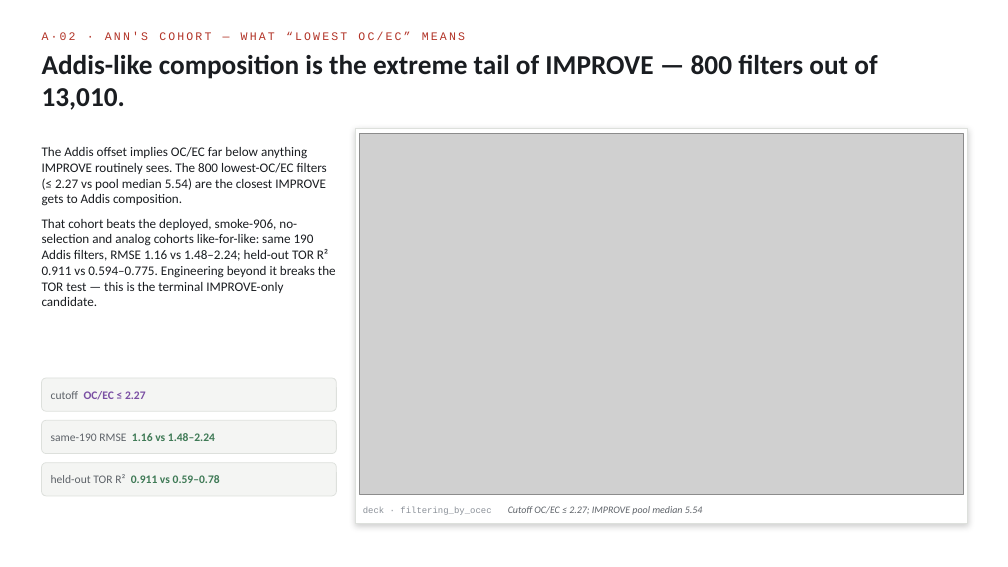
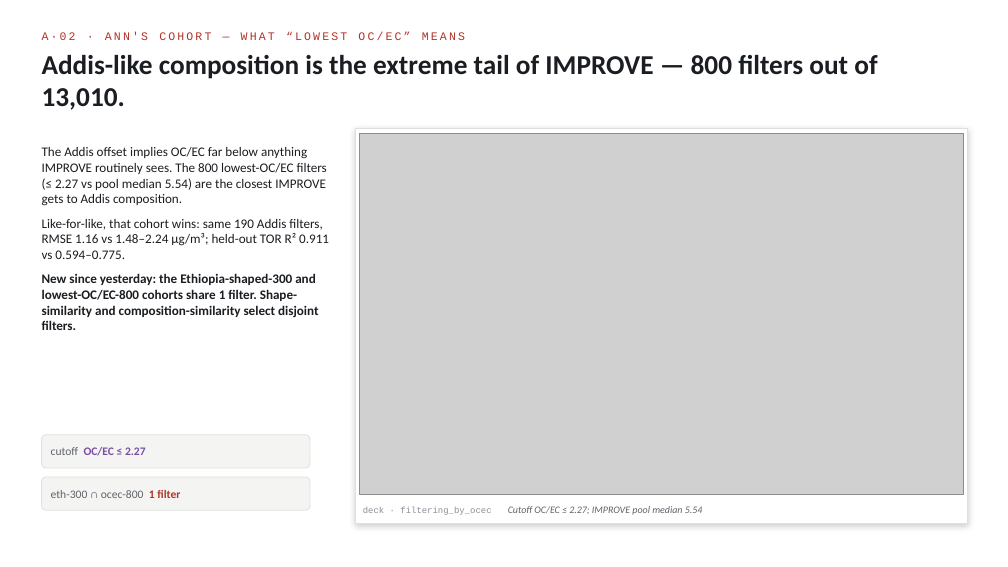
Before and after one commit to ahzs645/aethmodular, a slide deck: slide 4 of research/ftir_ec_phase3/deliverables/satoshi_deck_2026-08-13.pptx. Drawn at 1008x567 pixels with LibreOffice and Linux fonts; fonts in the diff are those of the drawing; grey boxes stand for pictures. Boxes give left, top, right and bottom in pixels: in the first picture for what was removed or moved away, otherwise in the second. Text is boxed around its words. In the diff, an @@ line names an element or a change of style, - is before the commit and + after.

```diff
--- a/research/ftir_ec_phase3/deliverables/satoshi_deck_2026-08-13.pptx
+++ b/research/ftir_ec_phase3/deliverables/satoshi_deck_2026-08-13.pptx
@@ text at <box>42,219,329,330</box>: text changed; bold on @@
-That cohort beats the deployed, smoke-906, no-selection and analog cohorts like-for-like: same 190 Addis filters, RMSE 1.16 vs 1.48–2.24; held-out TOR R² 0.911 vs 0.594–0.775. Engineering beyond it breaks the TOR test — this is the terminal IMPROVE-only candidate.
+Like-for-like, that cohort wins: same 190 Addis filters, RMSE 1.16 vs 1.48–2.24 µg/m³; held-out TOR R² 0.911 vs 0.594–0.775.
+New since yesterday: the Ethiopia-shaped-300 and lowest-OC/EC-800 cohorts share 1 filter. Shape-similarity and composition-similarity select disjoint filters.
@@ rounded rectangle: place and size @@
-rounded rectangle at <box>42,378,337,411</box>
+rounded rectangle at <box>42,435,310,468</box>
@@ text "cutoff OC/EC ≤ 2.27": place and size @@
-text "cutoff OC/EC ≤ 2.27" at <box>51,391,146,400</box>
+text "cutoff OC/EC ≤ 2.27" at <box>51,447,146,456</box>
@@ rounded rectangle: place and size @@
-rounded rectangle at <box>42,420,337,454</box>
+rounded rectangle at <box>42,477,310,510</box>
@@ rounded rectangle removed at <box>42,463,337,496</box> @@
@@ text removed at <box>51,474,220,483</box> @@
-held-out TOR R² 0.911 vs 0.59–0.78
@@ text at <box>51,490,180,498</box>: text changed; text colour #3F7A56 to #5E6369; bold off @@
-same-190 RMSE 1.16 vs 1.48–2.24
+eth-300 ∩ ocec-800 1 filter
```
Also in this commit, not shown: 14 other slides changed, 2 slides added, 1 slide removed, 1 other file.
